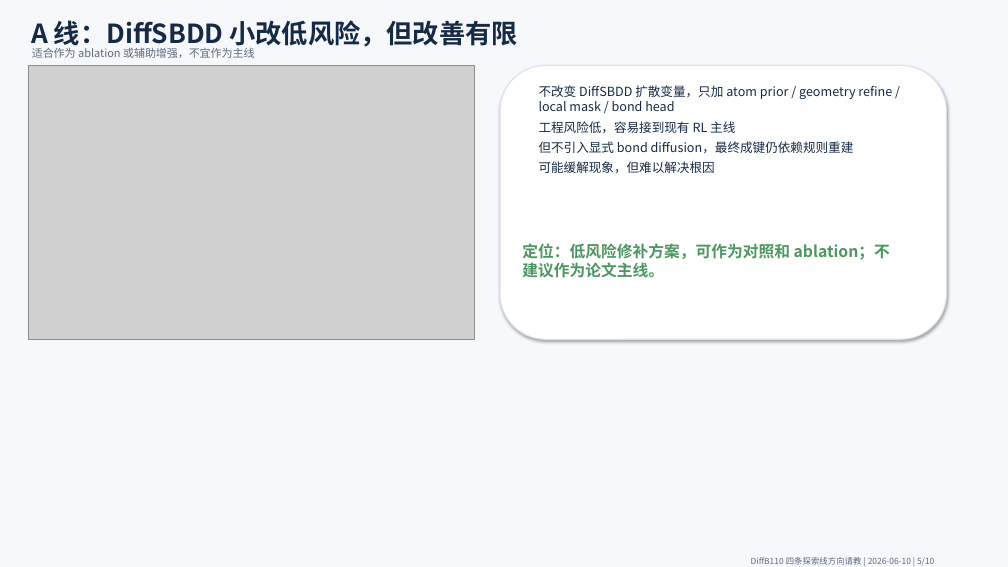
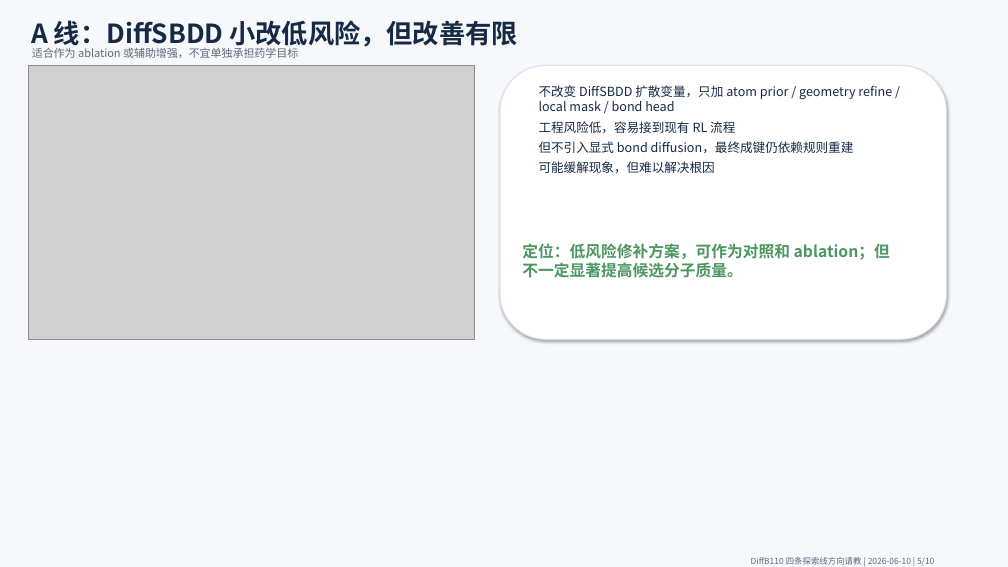
Before and after one commit to X-east/diffb110, a slide deck: slide 5 of docs/四条线方向请教PPT_20260610/四条线方向请教_20260610.pptx. Drawn at 1008x567 pixels with LibreOffice and Linux fonts; fonts in the diff are those of the drawing; grey boxes stand for pictures. Boxes give left, top, right and bottom in pixels: in the first picture for what was removed or moved away, otherwise in the second. Text is boxed around its words. In the diff, an @@ line names an element or a change of style, - is before the commit and + after.

Commit message:
260610-5 调整四条线材料为药学目标导向

```diff
--- a/docs/四条线方向请教PPT_20260610/四条线方向请教_20260610.pptx
+++ b/docs/四条线方向请教PPT_20260610/四条线方向请教_20260610.pptx
@@ text at [32,48,298,58]: text changed @@
-适合作为 ablation 或辅助增强，不宜作为主线
+适合作为 ablation 或辅助增强，不宜单独承担药学目标
@@ text at [539,121,735,133]: text changed @@
-工程风险低，容易接到现有 RL 主线
+工程风险低，容易接到现有 RL 流程
@@ text at [522,243,890,278]: text changed @@
-定位：低风险修补方案，可作为对照和 ablation；不建议作为论文主线。
+定位：低风险修补方案，可作为对照和 ablation；但不一定显著提高候选分子质量。
```
Also in this commit, not shown: 5 other slides changed, 4 other files.
